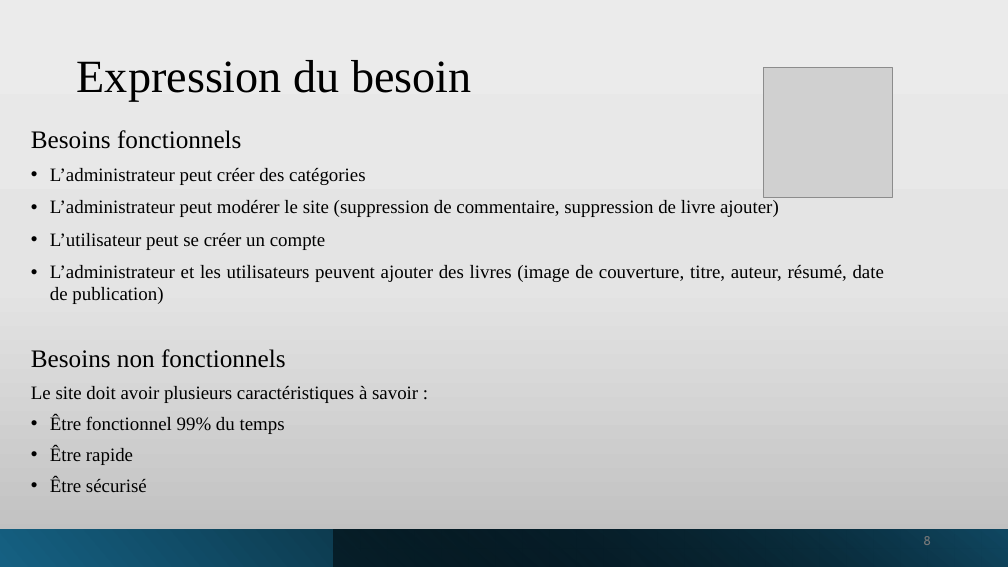
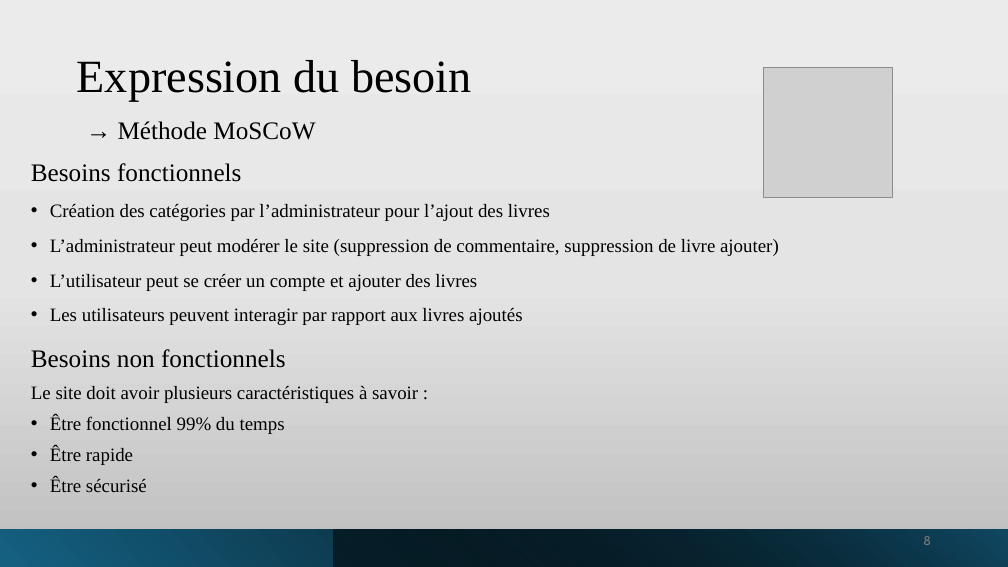
Before and after one commit to manelbenhamouda/projets-CDA, a slide deck: slide 8 of Diaporama_Haldan.pptx. Drawn at 1008x567 pixels with LibreOffice and Linux fonts; fonts in the diff are those of the drawing; grey boxes stand for pictures. Boxes give left, top, right and bottom in pixels: in the first picture for what was removed or moved away, otherwise in the second. Text is boxed around its words. In the diff, an @@ line names an element or a change of style, - is before the commit and + after.

Commit message:
ajout diapo maj

```diff
--- a/Diaporama_Haldan.pptx
+++ b/Diaporama_Haldan.pptx
@@ text added at bbox=[118, 121, 315, 140], 24 pt, text #000000 @@
+→ Méthode MoSCoW
@@ text "Besoins fonctionnels": place and size @@
-text "Besoins fonctionnels" at bbox=[31, 130, 884, 304]
+text "Besoins fonctionnels" at bbox=[31, 163, 779, 325]
@@ text at bbox=[31, 163, 779, 256]: line spacing 0.8 to 0.9; line spacing 0.97 to 1.07 @@
@@ text at bbox=[50, 204, 550, 221]: text changed @@
-• L’administrateur peut créer des catégories
+• Création des catégories par l’administrateur pour l’ajout des livres
@@ text at bbox=[50, 274, 522, 325]: text changed @@
-• L’utilisateur peut se créer un compte
-• L’administrateur et les utilisateurs peuvent ajouter des livres (image de couverture, titre, auteur, résumé, date de publication)
+• L’utilisateur peut se créer un compte et ajouter des livres
+• Les utilisateurs peuvent interagir par rapport aux livres ajoutés
```
Also in this commit, not shown: 12 other slides changed, 2 slides added, 1 slide removed.
